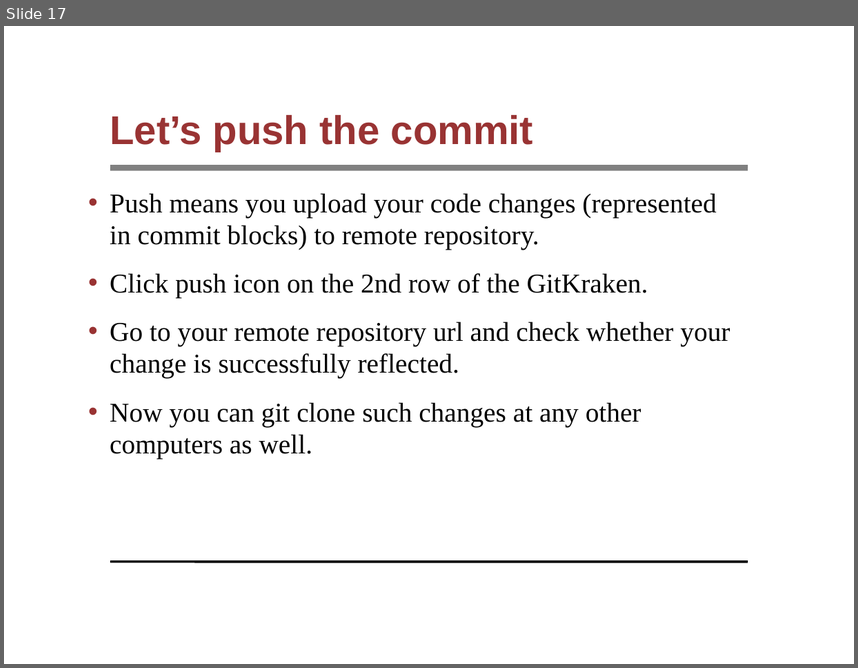
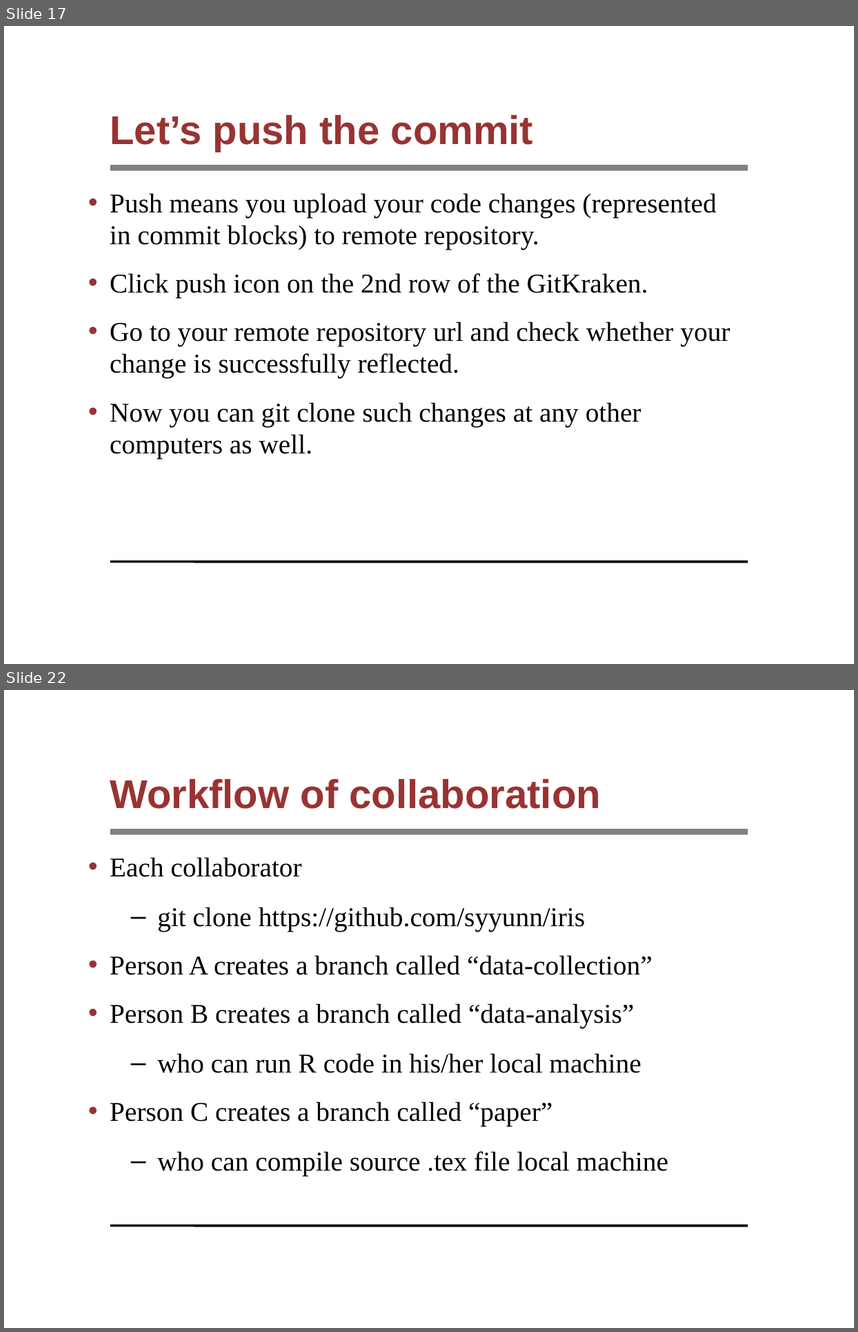
Before and after one commit to syyunn/pml-git, a slide deck: file-changes/main.ppt. Shown one above the other, each under a label of ours: slide 17 before the commit, slides 17 and 22 after it; the slides between them are not shown. The pictures are 858x668 and 858x1332 pixels, drawn with LibreOffice and Linux fonts; fonts in the diff are those of the drawing; background and template pictures are left out. Boxes give left, top, right and bottom in pixels: in the first picture for what was removed or moved away, otherwise in the second. Text is boxed around its words. In the diff, an @@ line names an element or a change of style, - is before the commit and + after.

```diff
--- a/file-changes/main.ppt
+++ b/file-changes/main.ppt
@@ slide 22 added at (4,690,854,1328), background #FFFFFF; not listed: 2 template elements that a slide beside it also shows @@
@@ title added at (110,779,602,809), 34 pt, text #993333, bold @@
+Workflow of collaboration
@@ text added at (110,857,668,1176), 23 pt, text #000000 @@
+• Each collaborator
+  – git clone https://github.com/syyunn/iris
+• Person A creates a branch called “data-collection”
+• Person B creates a branch called “data-analysis”
+  – who can run R code in his/her local machine
+• Person C creates a branch called “paper”
+  – who can compile source .tex file local machine
```
Also in this commit, not shown: 2 slides changed, 12 other slides added, 1 other file.
